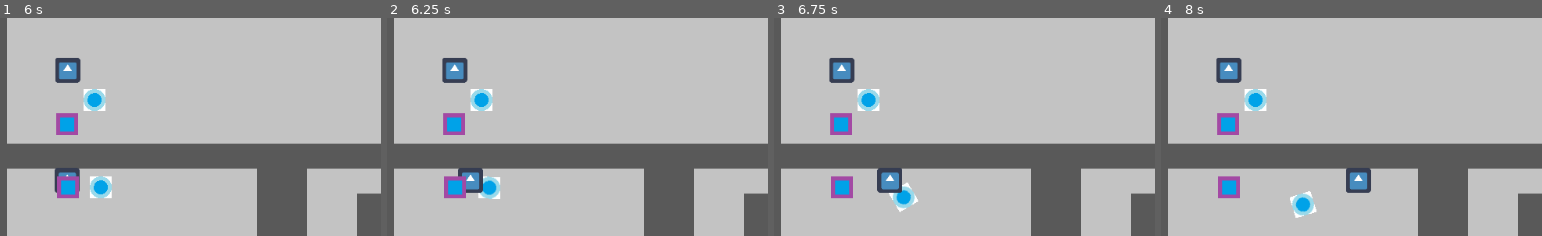
Above: before the commit, frames 1-4 (left to right).
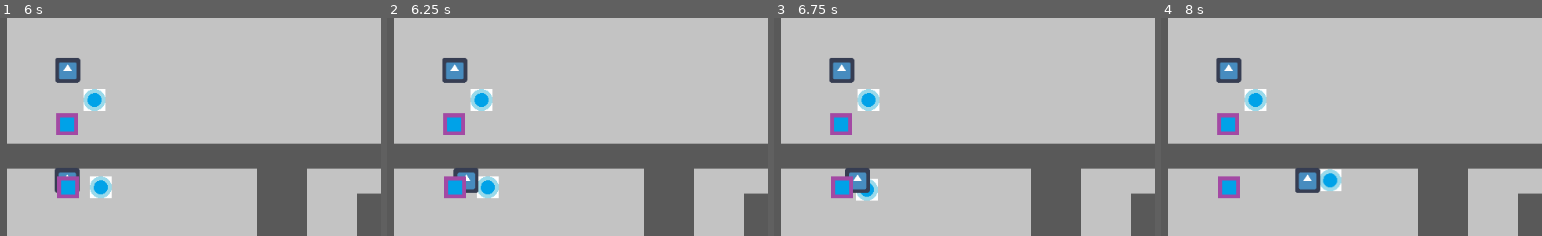
Above: after the commit, the same moments.

Repository: mio991/GMTK-2021
Game: Godot game, scene res://test.tscn
Two runs of this game, one before a commit and one after it. Both use one fixed random seed, a clock stepped at 60 frames per second and the inputs below. The engine's default icon, where the game draws it, is replaced by a stand-in: a white triangle on a blue panel in a dark square. Sound files missing from this copy of the repository are replaced by a short silence.
Inputs:
- Up to frame 1 (6 s): tap Enter at 0.5 s; hold W (move_up) 0.53-2.03 s; tap E (pickup, bound only after the commit) at 0.6, 1.55, 2.3, 2.85, 3.6, 4.55, 5.3, 5.85 s; tap F (interact) at 1.35, 4.35 s; hold A (move_left) 2.03-3.53 s; tap Tab (switch_character) at 2.1, 5.1 s; hold S (move_down) 3.53-4.28 s; hold D (move_right) 4.28-5.03 s; hold W (move_up) 5.03-5.78 s; tap Space at 5.75 s; hold D (move_right) from 5.78 s (still down)
- Up to frame 2 (6.25 s): keep holding D (move_right)
- Up to frame 3 (6.75 s): keep holding D (move_right); tap E (pickup, bound only after the commit) at 6.6 s
- Up to frame 4 (8 s): keep holding D (move_right); tap F (interact) at 7.35 s; tap E (pickup, bound only after the commit) at 7.55 s
The pictures show only the part of the screen within x 0-50%, y 18-68%; the shares and areas given below are measured in that part.

Frame 1 is identical in both runs. In frame 2, 0.5% of the frame differs, in the area x 17-30%, y 68-84%; in frame 3, 2.2%; in frame 4, 2.6%, in the area x 33-56%, y 68-92%.
Error after the commit: Parse Error: The identifier "KinematicBody2d" isn't a valid type (not a script or class), or couldn't be found on base "self". (res://Scripts/LinkManager.gd:10)

Commit message:
beginn changing from rigid body to kinematicbody

Diff:
--- a/Prefabs/Ball.tscn
+++ b/Prefabs/Ball.tscn
@@ -5,9 +5,8 @@
 [sub_resource type="CircleShape2D" id=1]
 radius = 14.0
 
-[node name="RigidBody2D" type="RigidBody2D"]
-collision_layer = 3
-linear_damp = 5.0
+[node name="Ball" type="KinematicBody2D"]
+collision_layer = 19
 
 [node name="ball" type="Sprite" parent="."]
 texture = ExtResource( 1 )
--- a/Prefabs/Character/Character.tscn
+++ b/Prefabs/Character/Character.tscn
@@ -48,6 +48,9 @@
 } ]
 }
 
+[sub_resource type="CircleShape2D" id=5]
+radius = 24.0
+
 [node name="Character" type="KinematicBody2D"]
 collision_layer = 9
 script = ExtResource( 2 )
@@ -64,5 +67,13 @@
 volume_db = -80.0
 
 [node name="AnimationPlayer" type="AnimationPlayer" parent="."]
-anims/Fade_In = SubResource( 2 )
+anims/Fade_In = SubResource( 4 )
 anims/Fade_Out = SubResource( 3 )
+
+[node name="PickArea" type="Area2D" parent="."]
+collision_layer = 0
+collision_mask = 16
+
+[node name="CollisionShape2D" type="CollisionShape2D" parent="PickArea"]
+visible = false
+shape = SubResource( 5 )
--- a/Scripts/Character/Character.gd
+++ b/Scripts/Character/Character.gd
@@ -1,10 +1,29 @@
 extends KinematicBody2D
+
+class Pickup:
+	var node: KinematicBody2D
+	var og_parent:Node
+	var og_collision_layers: int
+	var og_collision_mask:int
+
+	func _init(node:KinematicBody2D, par:Node, coll:int, mask:int):
+		self.node = node
+		self.og_parent = par
+		self.og_collision_layers = coll
+		self.og_collision_mask = mask
+
 
 export(float) var speed = 500
 export(AudioStream) var character_music
 
 onready var music_player:AudioStreamPlayer = self.get_node("AudioStreamPlayer")
 onready var animation_player:AnimationPlayer = self.get_node("AnimationPlayer")
+
+onready var pick_area:Area2D = self.get_node("PickArea")
+
+var held: Pickup
+
+var move:Vector2 = Vector2(0,-1)
 
 func _ready():
 	self.music_player.stream = self.character_music
@@ -23,7 +42,46 @@
 
 	direction = direction.clamped(1)
 
+	if direction.length() != 0:
+		self.move = direction
+
 	self.move_and_slide(direction * self.speed * delta)
+
+
+func _input(event):
+	if event.is_action_released("pickup"):
+		if self.held != null:
+			self.drop()
+			return
+
+		var pickables = self.pick_area.get_overlapping_bodies()
+		print_debug(pickables)
+		if !pickables.empty():
+			self.pickup(pickables.front())
+
+
+func pickup(obj:KinematicBody2D):
+	self.held = Pickup.new(obj, obj.get_parent(), obj.collision_layer, obj.collision_mask)
+	self.held.og_parent.remove_child(obj)
+	self.add_child(obj)
+	self.move_child(obj, 0)
+
+	obj.collision_layer = 0
+	obj.collision_mask = 0
+	obj.set_position(Vector2(12,12))
+
+func drop():
+	self.held.node.set_position(move * 36)
+	var transform = self.held.node.get_global_transform()
+
+	self.remove_child(self.held.node)
+	self.held.og_parent.add_child(self.held.node)
+
+	self.held.node.set_global_transform(transform)
+	self.held.node.collision_layer = self.held.og_collision_layers
+	self.held.node.collision_mask = self.held.og_collision_mask
+
+	self.held = null
 
 func start_charater_music(position:float):
 	self.music_player.play(position)
--- a/Scripts/LinkManager.gd
+++ b/Scripts/LinkManager.gd
@@ -7,8 +7,8 @@
 
 func _physics_process(delta):
 	for link in movment_links:
-		var body_1:RigidBody2D = link[0]
-		var body_2:RigidBody2D = link[1]
+		var body_1:KinematicBody2d = link[0]
+		var body_2:KinematicBody2d = link[1]
 		var vel = (body_1.linear_velocity + body_2.linear_velocity) / 2
 		body_1.apply_central_impulse(vel - body_1.linear_velocity)
 		body_2.apply_central_impulse(vel - body_2.linear_velocity)
--- a/project.godot
+++ b/project.godot
@@ -79,6 +79,11 @@
 "events": [ Object(InputEventKey,"resource_local_to_scene":false,"resource_name":"","device":0,"alt":false,"shift":false,"control":false,"meta":false,"command":false,"pressed":false,"scancode":70,"unicode":0,"echo":false,"script":null)
  ]
 }
+pickup={
+"deadzone": 0.5,
+"events": [ Object(InputEventKey,"resource_local_to_scene":false,"resource_name":"","device":0,"alt":false,"shift":false,"control":false,"meta":false,"command":false,"pressed":false,"scancode":69,"unicode":0,"echo":false,"script":null)
+ ]
+}
 
 [layer_names]
 
@@ -86,6 +91,7 @@
 2d_physics/layer_2="Linkable"
 2d_physics/layer_3="Interactable"
 2d_physics/layer_4="Player"
+2d_physics/layer_5="Caryable"
 
 [physics]
 
--- a/test.tscn
+++ b/test.tscn
@@ -56,6 +56,7 @@
 [node name="TileMap" type="TileMap" parent="."]
 tile_set = SubResource( 2 )
 cell_size = Vector2( 32, 32 )
+collision_layer = 9
 format = 1
 tile_data = PoolIntArray( 0, 1, 0, 1, 1, 0, 2, 1, 0, 3, 1, 0, 4, 1, 0, 5, 1, 0, 6, 1, 0, 7, 1, 0, 8, 1, 0, 9, 1, 0, 10, …(8345 unchanged characters)…
 
Binary file added: Assets/altars.png
Not shown, added: Assets/altars.png.import
Binary file added: Assets/pressure_plate.png
Not shown, added: Assets/pressure_plate.png.import
Binary file added: Assets/shelfs.png
Not shown, added: Assets/shelfs.png.import
Not shown: 2 places in Prefabs/Character/Character.tscn that only renumber resources
Not shown, changed: export_presets.cfg
